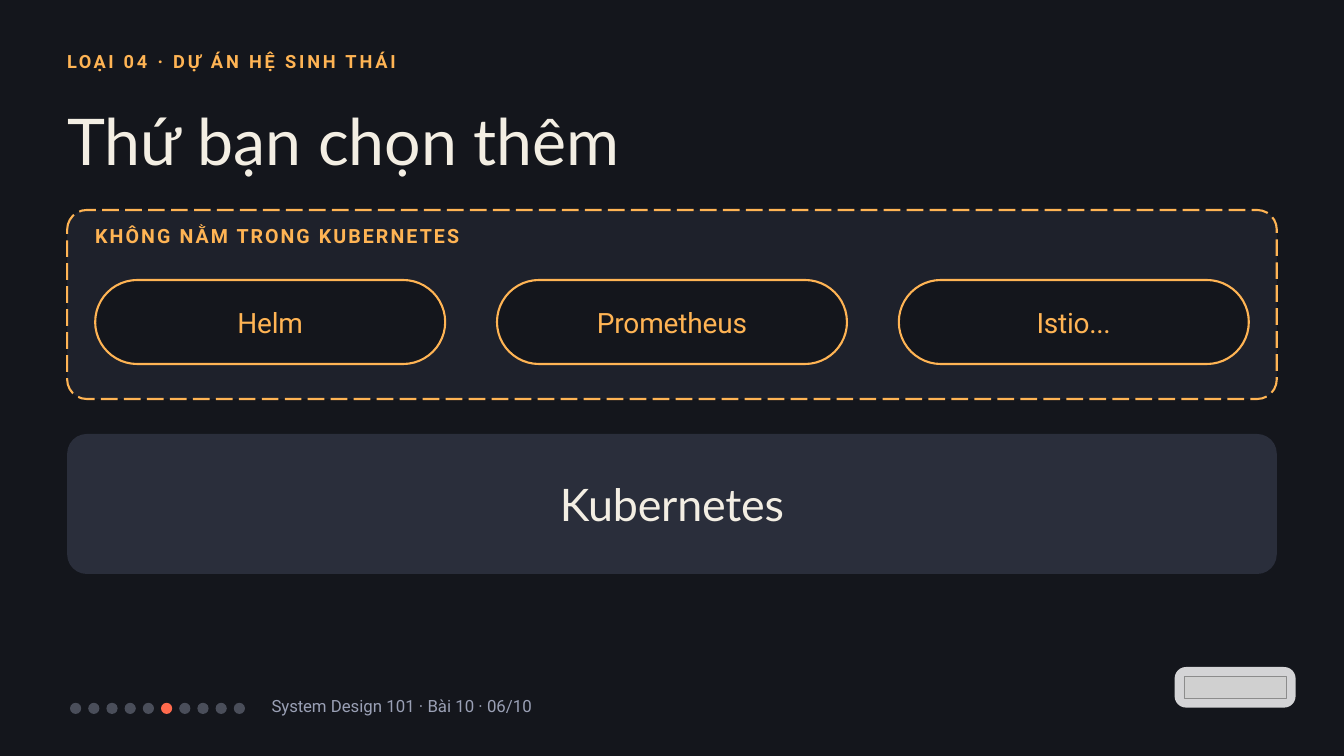
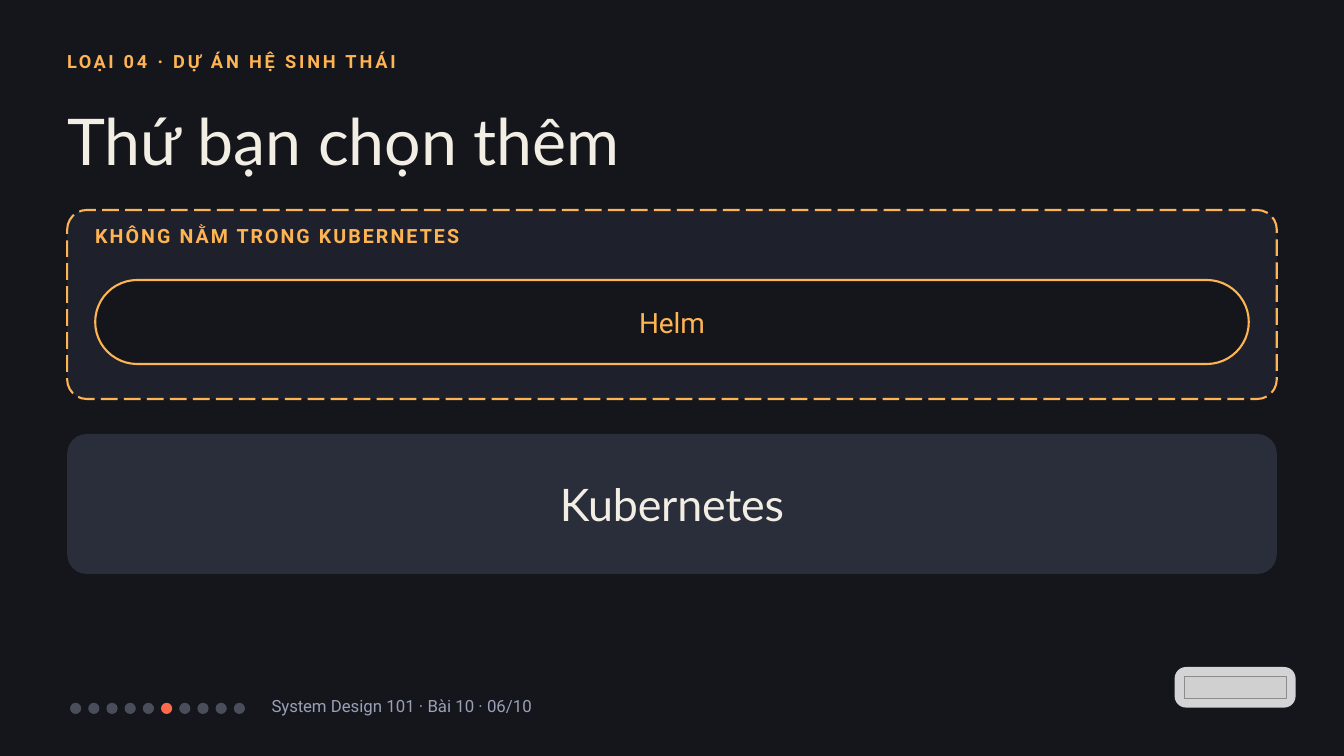
Before and after one commit to vohoailinh90/tool-marketing-studio, a slide deck: slide 6 of system-design-101/vi/lessons/sd-13-010/slides/sd-13-010.pptx. Drawn at 1344x756 pixels with LibreOffice and Linux fonts; fonts in the diff are those of the drawing; grey boxes stand for pictures. Boxes give left, top, right and bottom in pixels: in the first picture for what was removed or moved away, otherwise in the second. Text is boxed around its words. In the diff, an @@ line names an element or a change of style, - is before the commit and + after.

```diff
--- a/system-design-101/vi/lessons/sd-13-010/slides/sd-13-010.pptx
+++ b/system-design-101/vi/lessons/sd-13-010/slides/sd-13-010.pptx
@@ rounded rectangle "Helm": place and size @@
-rounded rectangle "Helm" at [95,280,446,364]
+rounded rectangle "Helm" at [95,280,1249,364]
@@ rounded rectangle removed at [497,280,847,364] @@
-Prometheus
@@ rounded rectangle removed at [899,280,1249,364] @@
-Istio...
```
Also in this commit, not shown: 1 other slide changed, 1 other file.
